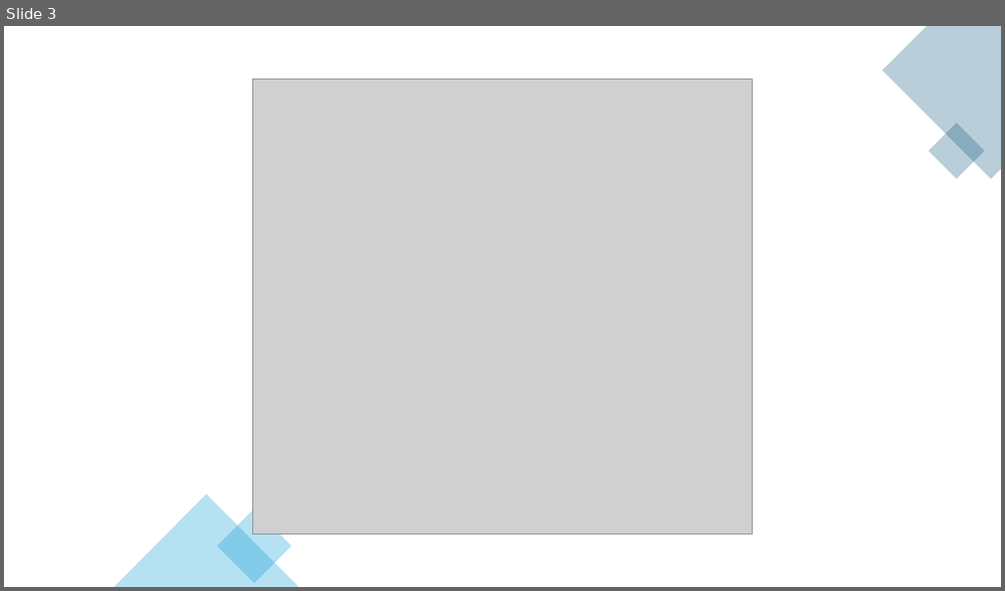
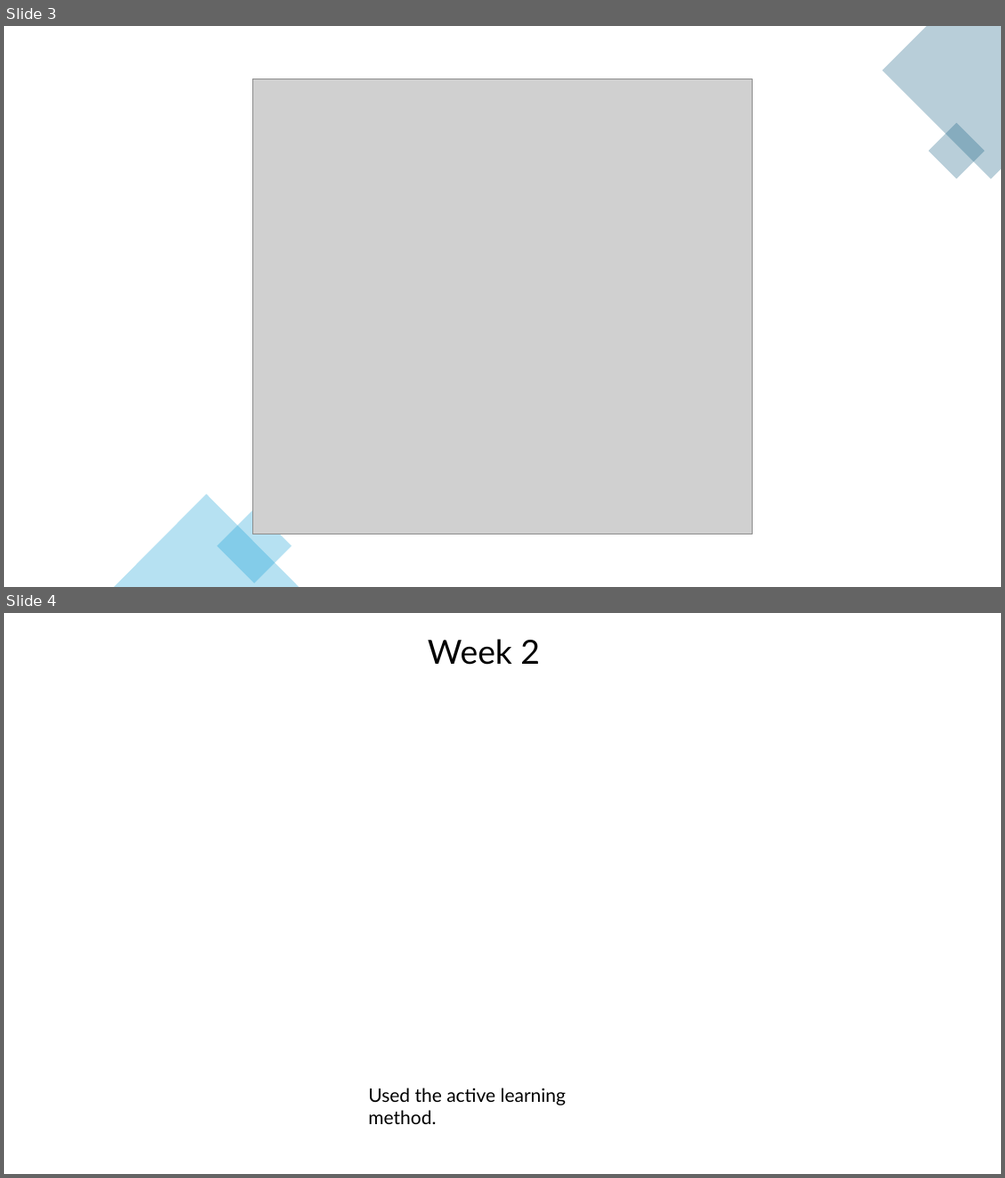
Before and after one commit to uday634/AIF_Semi-Supervised_Feature_selection_, a slide deck: weekly update.pptx. Shown one above the other, each under a label of ours: slide 3 before the commit, slides 3 and 4 after it. The pictures are 1005x591 and 1005x1178 pixels, drawn with LibreOffice and Linux fonts; fonts in the diff are those of the drawing; grey boxes stand for pictures; background and template pictures are left out. Boxes give left, top, right and bottom in pixels: in the first picture for what was removed or moved away, otherwise in the second. Text is boxed around its words. In the diff, an @@ line names an element or a change of style, - is before the commit and + after.

Commit message:
small change

```diff
--- a/weekly update.pptx
+++ b/weekly update.pptx
@@ slide 4 added at [4,613,1001,1174], background picture (left out) @@
@@ text added at [428,639,540,665], 32 pt, text #000000 @@
+Week 2
@@ text added at [368,1087,566,1124], 18 pt, text #000000 @@
+Used the active learning method.
```
Also in this commit, not shown: 1 other slide added.
